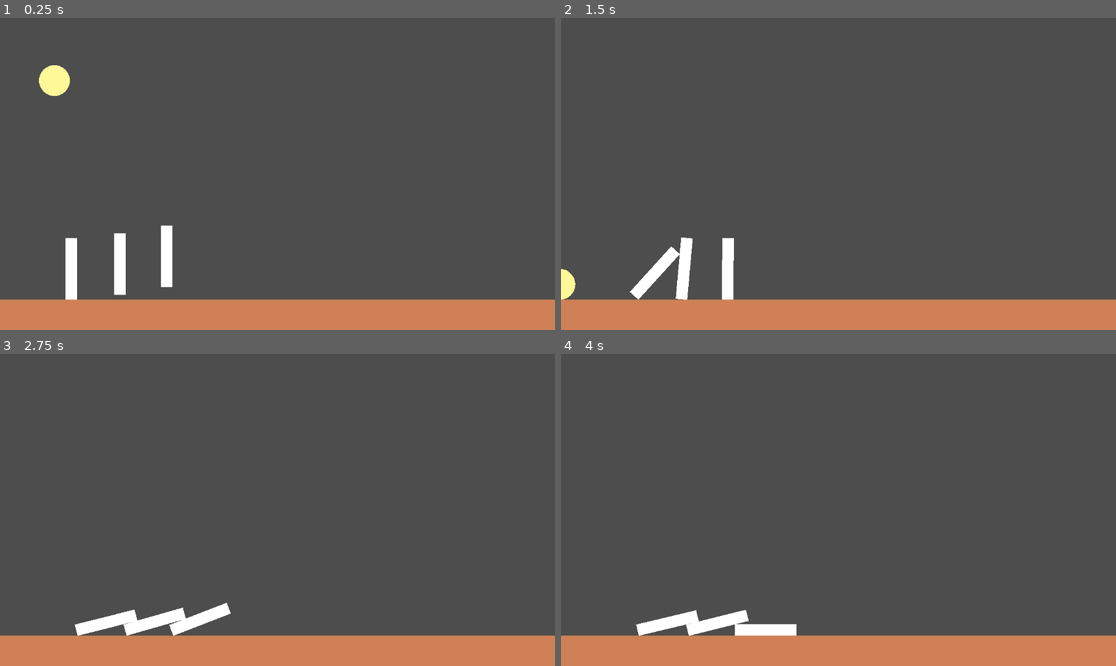
Above: before the commit, frames 1-4 (two rows, left to right).
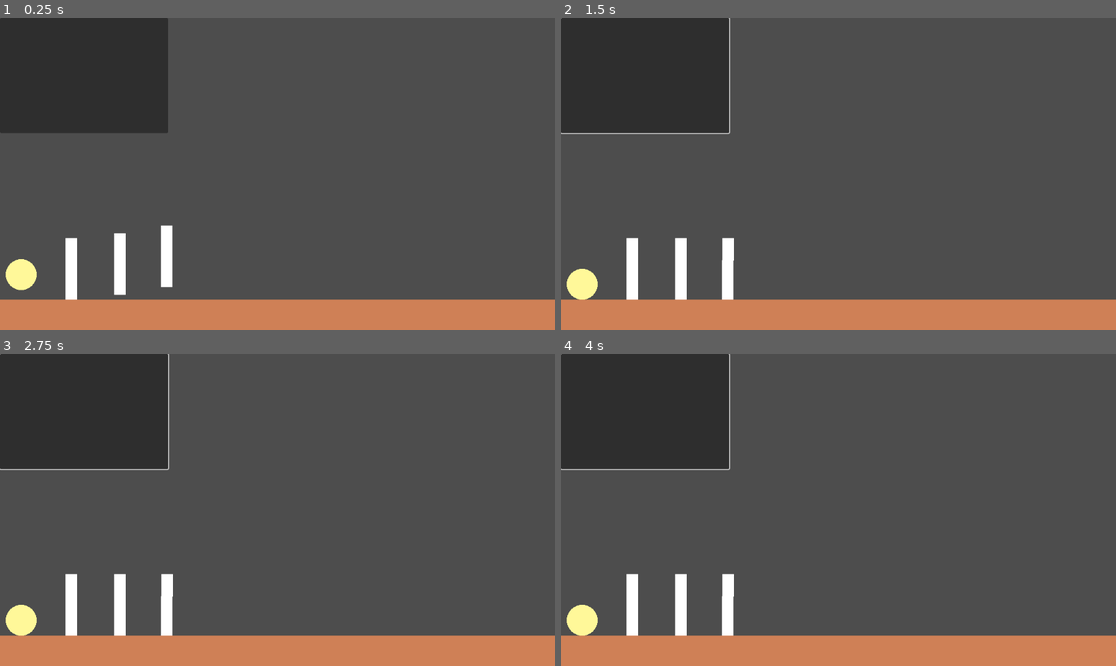
Above: after the commit, the same moments.

Repository: jalbr74/creative-jam-chain-reaction
Game: Godot game, scene res://Scenes/World.tscn
Same seed, same stepped clock (60 frames per second), same inputs: the game is played once before the commit and once after it.
Inputs (mouse positions are in pixels of both pictures, inside the frame that each line leads up to):
- Up to frame 1 (0.25 s): no input
- Up to frame 2 (1.5 s): click (644, 74) at 0.52 s; tap Enter (ui_accept) at 1.25, 1.35 s; move the mouse to (960, 158) at 1.27 s; hold Right (ui_right) from 1.28 s (still down)
- Up to frame 3 (2.75 s): keep holding Right (ui_right); tap Enter (ui_accept) at 1.52, 1.82, 2.1, 2.27, 2.57 s; move the mouse to (166, 525) at 2.02 s
- Up to frame 4 (4 s): move the mouse to (894, 441) at 2.77 s; release Right (ui_right) at 2.78 s; hold Left (ui_left) 2.78-3.53 s; tap Enter (ui_accept) at 2.85, 3.5, 3.6, 3.77 s; move the mouse to (810, 572) at 3.52 s; hold Right (ui_right) from 3.53 s (still down)

The runs differ from the first frame. In frame 1, 12% of the frame differs, in the area x 0-31%, y 0-88%; in frame 2, 13%; in frame 3, 14%; in frame 4, 14%, in the area x 0-43%, y 0-91%.

Commit message:
Trying some things out

Diff:
--- a/Chain Reaction Game/Scenes/Ball.gd
+++ b/Chain Reaction Game/Scenes/Ball.gd
@@ -1,28 +1,51 @@
 extends CharacterBody2D
 
+enum BallState {
+    Idle, MovedByUser
+}
 
 const SPEED = 300.0
 const JUMP_VELOCITY = -400.0
 
 # Get the gravity from the project settings to be synced with RigidBody nodes.
 var gravity = ProjectSettings.get_setting("physics/2d/default_gravity")
+var state = BallState.Idle
 
 
 func _physics_process(delta):
-    # Add the gravity.
-    if not is_on_floor():
-        velocity.y += gravity * delta
+    if state == BallState.MovedByUser:
+        var mousePosition = get_global_mouse_position()
+        var direction = global_position.direction_to(mousePosition)
+        velocity = direction * 100
+        pass
 
-    # Handle jump.
-    if Input.is_action_just_pressed("ui_accept") and is_on_floor():
-        velocity.y = JUMP_VELOCITY
+    ## Add the gravity.
+    #if not is_on_floor():
+        #velocity.y += gravity * delta
+#
+    ## Handle jump.
+    #if Input.is_action_just_pressed("ui_accept") and is_on_floor():
+        #velocity.y = JUMP_VELOCITY
+#
+    ## Get the input direction and handle the movement/deceleration.
+    ## As good practice, you should replace UI actions with custom gameplay actions.
+    #var direction = Input.get_axis("ui_left", "ui_right")
+    #if direction:
+        #velocity.x = direction * SPEED
+    #else:
+        #velocity.x = move_toward(velocity.x, 0, SPEED)
+#
+    #move_and_slide()
 
-    # Get the input direction and handle the movement/deceleration.
-    # As good practice, you should replace UI actions with custom gameplay actions.
-    var direction = Input.get_axis("ui_left", "ui_right")
-    if direction:
-        velocity.x = direction * SPEED
-    else:
-        velocity.x = move_toward(velocity.x, 0, SPEED)
 
-    move_and_slide()
+func _on_button_button_down():
+    print("Touched the ball")
+    state = BallState.MovedByUser
+
+func _on_button_button_up():
+    print("Stopped touching the ball")
+    state = BallState.Idle
+
+func _on_button_pressed():
+    print("button pressed")
+    pass # Replace with function body.
--- a/Chain Reaction Game/Scenes/Ball.tscn
+++ b/Chain Reaction Game/Scenes/Ball.tscn
@@ -14,3 +14,13 @@
 
 [node name="CollisionShape2D" type="CollisionShape2D" parent="."]
 shape = SubResource("CircleShape2D_mloef")
+
+[node name="Button" type="Button" parent="."]
+offset_left = -32.0
+offset_top = -32.0
+offset_right = 32.0
+offset_bottom = 32.0
+
+[connection signal="button_down" from="Button" to="." method="_on_button_button_down"]
+[connection signal="button_up" from="Button" to="." method="_on_button_button_up"]
+[connection signal="pressed" from="Button" to="." method="_on_button_pressed"]
--- /dev/null
+++ b/Chain Reaction Game/Scenes/World.gd
@@ -0,0 +1,15 @@
+extends Node2D
+
+
+# Called when the node enters the scene tree for the first time.
+func _ready():
+    pass # Replace with function body.
+
+
+# Called every frame. 'delta' is the elapsed time since the previous frame.
+func _process(delta):
+    pass
+
+
+func _on_button_button_down():
+    print("pressed me")
--- a/Chain Reaction Game/Scenes/World.tscn
+++ b/Chain Reaction Game/Scenes/World.tscn
@@ -1,10 +1,12 @@
-[gd_scene load_steps=4 format=3 uid="uid://cjjyww6q25cjj"]
+[gd_scene load_steps=5 format=3 uid="uid://cjjyww6q25cjj"]
 
+[ext_resource type="Script" path="res://Scenes/World.gd" id="1_7au4v"]
 [ext_resource type="PackedScene" uid="uid://r3j63sytjdsn" path="res://Scenes/Surface.tscn" id="1_7fxgv"]
 [ext_resource type="PackedScene" uid="uid://dwmnpy56lojby" path="res://Scenes/Domino.tscn" id="2_r68ei"]
 [ext_resource type="PackedScene" uid="uid://cutyf3aan48nk" path="res://Scenes/RigidBall.tscn" id="4_7aip5"]
 
 [node name="World" type="Node2D"]
+script = ExtResource("1_7au4v")
 
 [node name="Surface" parent="." instance=ExtResource("1_7fxgv")]
 position = Vector2(582, 617)
@@ -20,4 +22,10 @@
 position = Vector2(346, 467)
 
 [node name="RigidBall" parent="." instance=ExtResource("4_7aip5")]
-position = Vector2(113, 102)
+position = Vector2(44, 505)
+
+[node name="Button" type="Button" parent="."]
+offset_right = 349.0
+offset_bottom = 239.0
+
+[connection signal="button_down" from="Button" to="." method="_on_button_button_down"]
